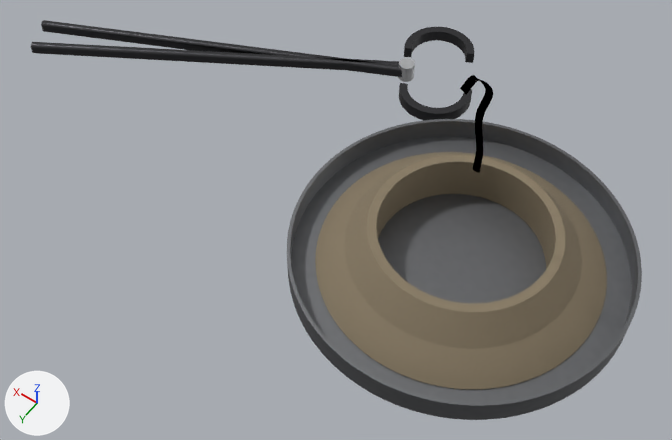
A saved change to the glTF model site/public/models/thermite/setup.glb.
One viewpoint serves both versions: a 50 mm lens placed at (-93.0, 223.0, 324.0), pointed at (52.0, 19.0, 5.0). The axes (+X, +Y, +Z) are drawn at lower left. The lights are the same throughout. The picture after the commit comes second. Vertices at exactly the same position are counted once.

Before the edit, the objects in view are built like this:
```python
me_mesh_0 = bpy.data.meshes.new('Mesh_0')
me_mesh_0.from_pydata(...)  # 1940 vertices, 3692 faces; spans x 0.0..4095.0, y -2422.0..0.0, z 0.0..1392.0
# faces by material slot: [1548, 968, 856, 164, 156]
me_mesh_0.materials.append(mat_sand)
me_mesh_0.materials.append(mat_steel_mill)
me_mesh_0.materials.append(mat_steel_black_oxide)
me_mesh_0.materials.append(mat_steel_zinc)
me_mesh_0.materials.append(mat_magnesium)  # light grey #ddddda
ob_mesh_0 = bpy.data.objects.new('Mesh_0', me_mesh_0)
ob_mesh_0.parent = ob_setup
ob_mesh_0.location = (-74.5, 74.48, -6.5)
ob_mesh_0.scale = (0.0813, 0.0813, 0.0813)
```
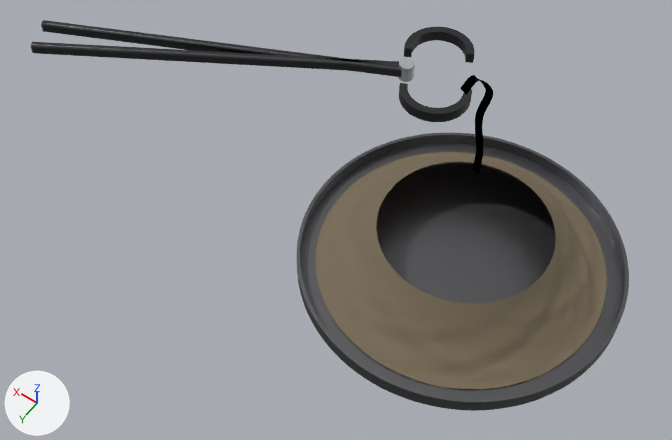
What differs and where, as boxes [x1, y1, x2, y2] in the pictures (672 x 440 px):
'Mesh_0', reshaped, moved, rescaled
    before: [31, 20, 642, 420]
    after: [31, 20, 629, 411]
part 1 of me_mesh_0, rebuilt
    both: [315, 152, 607, 389]
part 2 of me_mesh_0, rebuilt (6% narrower, 8% shorter)
    before: [287, 119, 642, 420]
    after: [297, 133, 629, 411]

What changed in the scene script:
```text
Add img_r_0_32_0_50_m1:
    img_r_0_32_0_50_m1 = load_image('r_0.32_0.50_m1', '_unpacked/r_0.32_0.50_m1', 256, 256, 'Non-Color')
Add mat_steel_dark:
    mat_steel_dark = bpy.data.materials.new('steel_dark')
    # colours: grey #6f6f73
    # uses the picture img_r_0_32_0_50_m1
Change me_mesh_0:
    used by ob_mesh_0; parent = ob_setup; location = (-74.5, 74.48, -6.5); scale = (0.0813, 0.0813, 0.0813)
    remove me_mesh_0.from_pydata(...)  # 1940 vertices, 3692 faces; spans x 0.0..4095.0, y -2422.0..0.0, z 0.0..1392.0
    add me_mesh_0.from_pydata(...)  # 2878 vertices, 5376 faces; spans x 0.0..4095.0, y -2402.0..0.0, z 0.0..1409.0
    me_mesh_0 part 1: the loose piece of 774 vertices spanning x 148.0..1686.0, y -1686.0..-147.0, z 31.0..302.0 is rebuilt with 1728 vertices and now spans x 100.0..1657.0, y -1656.0..-99.0, z 27.0..305.0
    me_mesh_0 part 2: the loose piece of 486 vertices spanning x 0.0..1834.0, y -1833.0..0.0, z 6.0..154.0 is rebuilt with 470 vertices and now spans x 0.0..1756.0, y -1756.0..0.0, z 6.0..93.0, in mat_steel_dark
    other edits to the shape of me_mesh_0 do not show in these pictures
    remove me_mesh_0.materials.append(mat_steel_mill)
    add me_mesh_0.materials.append(mat_steel_dark)
Change ob_mesh_0:
    ob_mesh_0.location: (-74.5, 74.48, -6.5) -> (-70.5, 70.48, -6.5)
    ob_mesh_0.scale: (0.0813, 0.0813, 0.0813) -> (0.0803, 0.0803, 0.0803)
```
